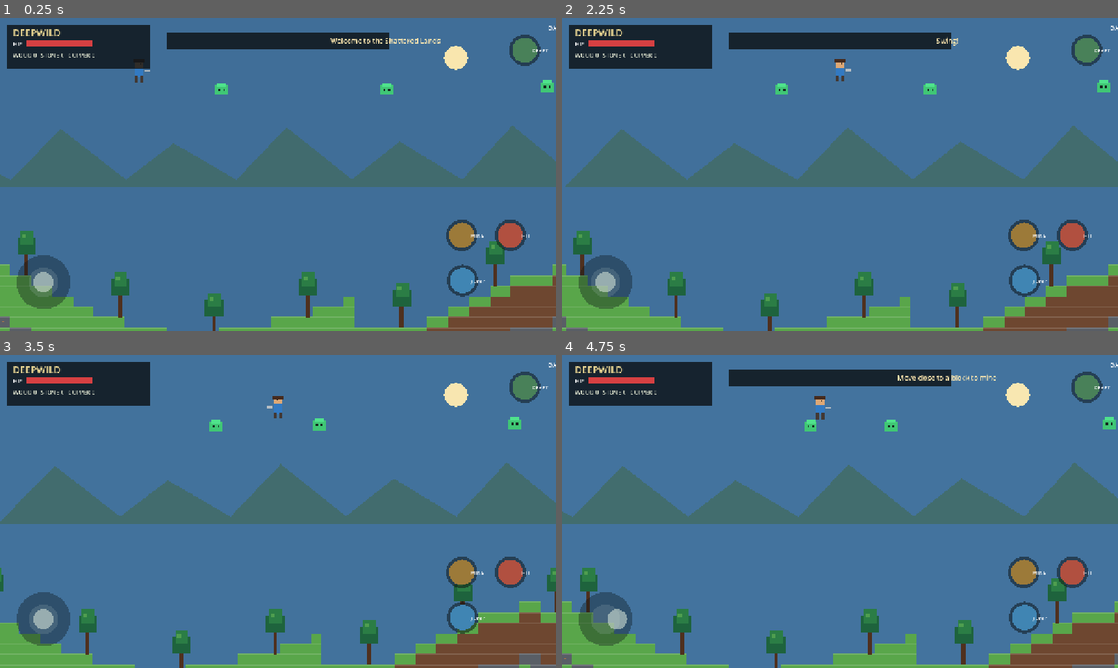
Above: before the commit, frames 1-4 (two rows, left to right).
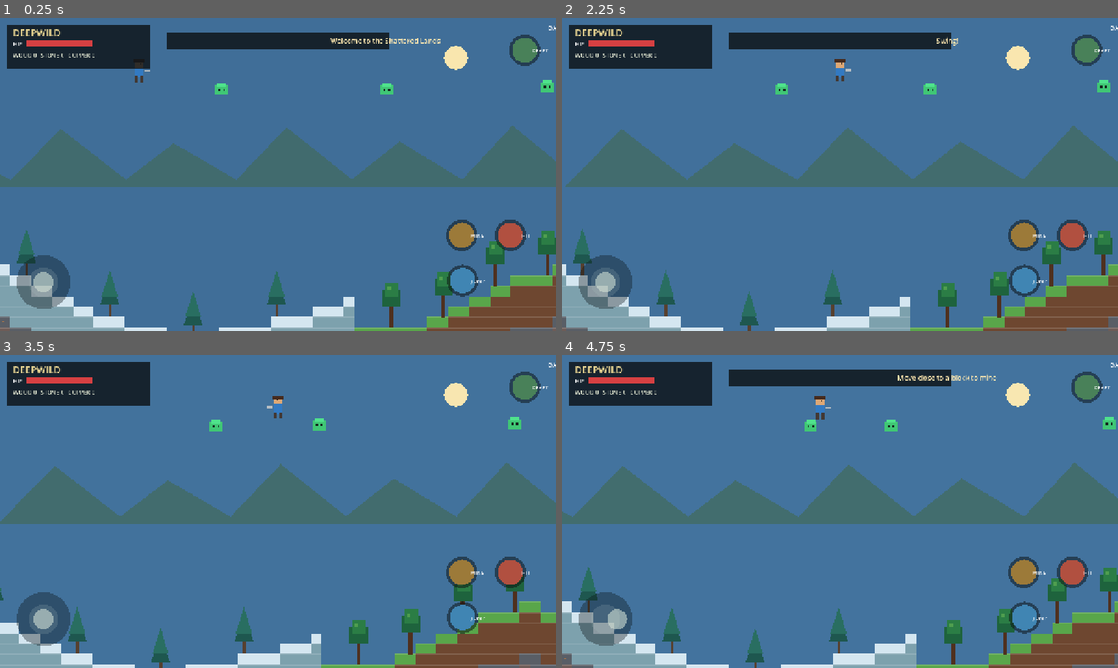
Above: after the commit, the same moments.

Repository: filesgloom-png/DEEPWILD-Shattered-Lands
Game: Godot game, scene res://scenes/main.tscn
The game is run twice, just before and just after one commit, with the same random seed, the same clock (stepped at 60 frames per second) and the same inputs.
Inputs (mouse positions are in pixels of both pictures, inside the frame that each line leads up to):
- Up to frame 1 (0.25 s): no input
- Up to frame 2 (2.25 s): tap Enter (ui_accept) at 0.5, 0.77 s; move the mouse to (962, 158) at 0.52 s; hold Right (ui_right) 0.53-1.25 s; hold E 0.53-1.25 s; click (962, 158) at 0.67 s; drag from (728, 190) to (812, 237) at 1.27 s; move the mouse to (895, 105) at 2.02 s; hold Right (ui_right) from 2.03 s (still down); tap X at 2.1 s
- Up to frame 3 (3.5 s): release Right (ui_right) at 2.75 s; drag from (250, 574) to (111, 464) at 2.77 s
- Up to frame 4 (4.75 s): move the mouse to (1006, 558) at 3.52 s; hold Left (ui_left) 3.53-4.25 s; tap F at 3.6 s; tap Enter (ui_accept) at 3.77 s; drag from (673, 464) to (756, 433) at 4.27 s

The runs differ from the first frame. In frame 1, 6.3% of the frame differs, in the area x 0-100%, y 67-100%; in frame 2, 6.1%; in frame 3, 5.1%; in frame 4, 6.3%.

Commit message:
Render biome terrain, cave ore, and region vegetation

Diff:
--- a/scripts/main.gd
+++ b/scripts/main.gd
@@ -175,13 +175,17 @@
 		if kind == "" or kind == "bedrock":
 			continue
 		world_blocks[str(cell.x) + ":" + str(cell.y)] = ""
-		if kind == "grass" or kind == "dirt":
+		if kind == "copper_ore":
+			inventory["Copper"] = int(inventory["Copper"]) + 1
+			message = "+1 Copper ore"
+		elif kind == "grass" or kind == "dirt" or kind == "sand" or kind == "sandstone" or kind == "permafrost" or kind == "snow":
 			inventory["Stone"] = int(inventory["Stone"]) + 1
+			message = "+1 " + ("Sand" if kind == "sand" or kind == "sandstone" else "Stone")
 		elif kind == "stone":
 			inventory["Stone"] = int(inventory["Stone"]) + 1
-		if cell.y > 23 and cell.x % 7 == 0:
-			inventory["Copper"] = int(inventory["Copper"]) + 1
-		message = "+1 " + ("Copper" if cell.y > 23 and cell.x % 7 == 0 else "Stone")
+			message = "+1 Stone"
+		else:
+			message = "Mined " + kind
 		message_timer = 1.2
 		return
 	message = "Move close to a block to mine"
@@ -303,18 +307,49 @@
 			var color := Color(0.35, 0.65, 0.29)
 			if kind == "dirt":
 				color = Color(0.43, 0.28, 0.19)
+			elif kind == "sand":
+				color = Color(0.83, 0.72, 0.43)
+			elif kind == "sandstone":
+				color = Color(0.63, 0.49, 0.29)
+			elif kind == "snow":
+				color = Color(0.83, 0.90, 0.94)
+			elif kind == "permafrost":
+				color = Color(0.49, 0.63, 0.68)
+			elif kind == "copper_ore":
+				color = Color(0.43, 0.36, 0.34)
 			elif kind == "stone":
 				color = Color(0.35, 0.37, 0.40)
 			elif kind == "bedrock":
 				color = Color(0.16, 0.18, 0.22)
+			if kind == "copper_ore":
+				draw_rect(Rect2(px + 4, py + 5, 7, 6), Color(0.78, 0.40, 0.22))
+				draw_rect(Rect2(px + 14, py + 14, 6, 5), Color(0.78, 0.40, 0.22))
 			if ty > surface and tx % 7 == 0 and ty > surface + 7:
 				color = Color(0.32, 0.44, 0.49) if kind == "stone" else color
 			draw_rect(rect, color)
 			draw_rect(Rect2(px, py, TILE, 2), color.lightened(0.15))
 			if kind == "stone" and (tx * 13 + ty * 7) % 11 == 0:
 				draw_rect(Rect2(px + 6, py + 8, 5, 4), Color(0.71, 0.47, 0.27))
-		if tx % 9 == 2 and surface > 0:
-			_draw_tree(px, float(surface * TILE) - camera_offset.y)
+		var ground_screen_y := float(surface * TILE) - camera_offset.y
+		var biome := biome_at(tx)
+		if biome == "desert" and tx % 11 == 4 and surface > 0:
+			_draw_cactus(px, ground_screen_y)
+		elif biome == "snow" and tx % 8 == 2 and surface > 0:
+			_draw_pine(px, ground_screen_y)
+		elif (biome == "forest" and tx % 5 == 2) or (biome == "plains" and tx % 9 == 2):
+			_draw_tree(px, ground_screen_y)
+
+func _draw_cactus(x: float, y: float) -> void:
+	draw_rect(Rect2(x + 9, y - 45, 7, 45), Color(0.18, 0.49, 0.29))
+	draw_rect(Rect2(x + 1, y - 33, 8, 6), Color(0.21, 0.55, 0.32))
+	draw_rect(Rect2(x + 1, y - 41, 6, 14), Color(0.21, 0.55, 0.32))
+	draw_rect(Rect2(x + 16, y - 28, 7, 6), Color(0.21, 0.55, 0.32))
+	draw_rect(Rect2(x + 17, y - 37, 6, 15), Color(0.21, 0.55, 0.32))
+
+func _draw_pine(x: float, y: float) -> void:
+	draw_rect(Rect2(x + 10, y - 62, 7, 62), Color(0.34, 0.25, 0.18))
+	draw_colored_polygon(PackedVector2Array([Vector2(x - 10, y - 28), Vector2(x + 13, y - 91), Vector2(x + 35, y - 28)]), Color(0.12, 0.34, 0.31))
+	draw_colored_polygon(PackedVector2Array([Vector2(x - 6, y - 48), Vector2(x + 13, y - 108), Vector2(x + 31, y - 48)]), Color(0.16, 0.43, 0.38))
 
 func _draw_tree(x: float, y: float) -> void:
 	var trunk := Color(0.31, 0.19, 0.12)
@@ -349,7 +384,7 @@
 	draw_rect(Rect2(62, 52, 150, 15), Color(0.28, 0.15, 0.16))
 	draw_rect(Rect2(62, 52, 150.0 * float(health) / 100.0, 15), Color(0.84, 0.25, 0.26))
 	draw_string(ThemeDB.fallback_font, Vector2(30, 91), "WOOD %d   STONE %d   COPPER %d" % [inventory["Wood"], inventory["Stone"], inventory["Copper"]], HORIZONTAL_ALIGNMENT_LEFT, -1, 13, Color(0.88, 0.90, 0.82))
-	draw_string(ThemeDB.fallback_font, Vector2(size.x - 18, 28), "DAY 1  •  EXPLORER", HORIZONTAL_ALIGNMENT_RIGHT, -1, 14, Color.WHITE)
+	draw_string(ThemeDB.fallback_font, Vector2(size.x - 18, 28), "DAY 1  •  " + biome_at(int(player.x / TILE)).to_upper(), HORIZONTAL_ALIGNMENT_RIGHT, -1, 14, Color.WHITE)
 	if message_timer > 0.0:
 		var width := minf(size.x - 40.0, 510.0)
 		draw_rect(Rect2((size.x - width) * 0.5, 34, width, 38), Color(0.05, 0.07, 0.08, 0.82))
